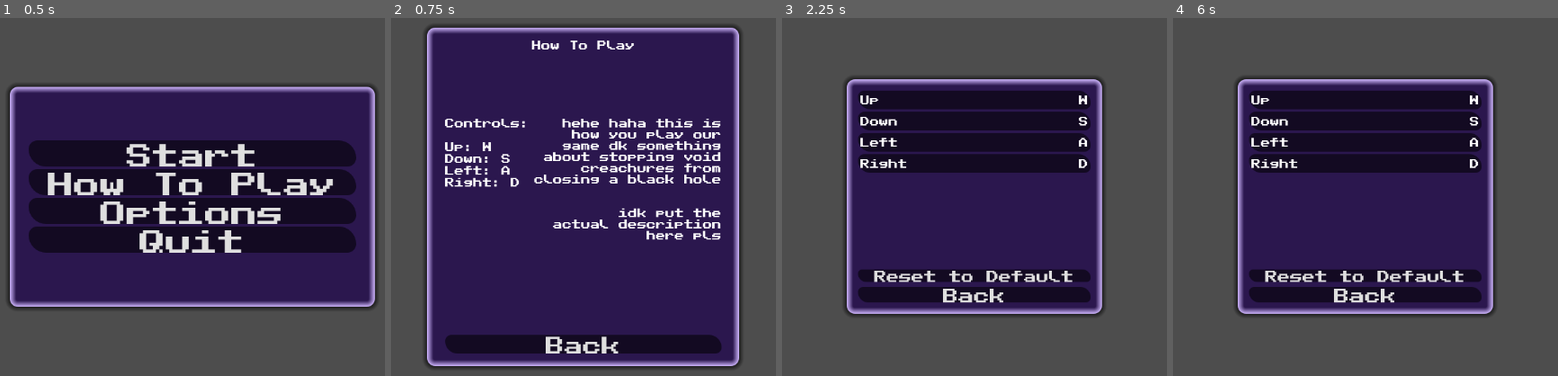
Above: before the commit, frames 1-4 (left to right).
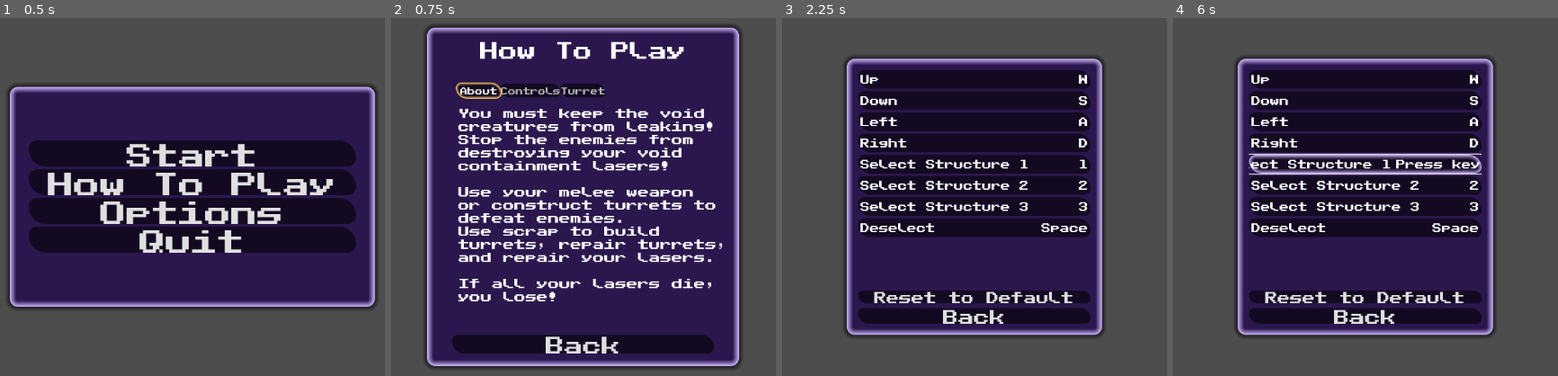
Above: after the commit, the same moments.

Repository: jkostello/Godot-Wild-Jam-69
Game: Godot game, scene res://UI/start_menu.tscn
Same seed, same stepped clock (60 frames per second), same inputs: the game is played once before the commit and once after it. This scene is started directly instead of the project's main scene. Sound files missing from this copy of the repository are replaced by a short silence.
Inputs (mouse positions are in pixels of both pictures, inside the frame that each line leads up to):
- Up to frame 1 (0.5 s): no input
- Up to frame 2 (0.75 s): click "How To Play" at 0.5 s
- Up to frame 3 (2.25 s): click "Back" at 1.25 s; click "Options" at 2 s
- Up to frame 4 (6 s): click (1365, 100) at 2.77 s; click (1365, 78) at 3.52 s; click (1365, 121) at 4.27 s; click (1365, 143) at 5.02 s; click (1365, 164) at 5.77 s

Frame 1 is identical in both runs. In frame 2, 16% of the frame differs, in the area x 14-86%, y 6-94%; in frame 3, 26%; in frame 4, 28%, in the area x 16-84%, y 10-90%.

Commit message:
Updated HowToPlay
Added tabs for HowToPlay, updated theme, added sound on button press

Diff:
--- a/UI/how_to_play.gd
+++ b/UI/how_to_play.gd
@@ -10,3 +10,7 @@
 	%downLabel.text = "Down: " + InputMap.action_get_events("down")[0].as_text().trim_suffix(" (Physical)")
 	%leftLabel.text = "Left: " + InputMap.action_get_events("left")[0].as_text().trim_suffix(" (Physical)")
 	%rightLabel.text = "Right: " + InputMap.action_get_events("right")[0].as_text().trim_suffix(" (Physical)")
+	%struct1Label.text = "Select Structure 1: " + InputMap.action_get_events("select_structure_1")[0].as_text().trim_suffix(" (Physical)")
+	%struct2Label.text = "Select Structure 2: " + InputMap.action_get_events("select_structure_2")[0].as_text().trim_suffix(" (Physical)")
+	%struct3Label.text = "Select Structure 3: " + InputMap.action_get_events("select_structure_3")[0].as_text().trim_suffix(" (Physical)")
+	%destructLabel.text = "Deselect: " + InputMap.action_get_events("deselect")[0].as_text().trim_suffix(" (Physical)")
--- a/UI/how_to_play.tscn
+++ b/UI/how_to_play.tscn
@@ -1,8 +1,9 @@
-[gd_scene load_steps=6 format=3 uid="uid://bg3hqbij4tfk6"]
+[gd_scene load_steps=7 format=3 uid="uid://bg3hqbij4tfk6"]
 
 [ext_resource type="Script" path="res://UI/how_to_play.gd" id="1_ii15c"]
 [ext_resource type="Theme" uid="uid://ca4ojcmrepr24" path="res://UI/standard_theme.tres" id="2_pn2y8"]
 [ext_resource type="FontFile" uid="uid://c2t1amxynu30o" path="res://UI/PublicPixel-E447g.ttf" id="3_ybnwq"]
+[ext_resource type="Texture2D" uid="uid://cvnbxf5ey3028" path="res://turret dev.png" id="4_kha10"]
 
 [sub_resource type="StyleBoxFlat" id="StyleBoxFlat_wagc7"]
 bg_color = Color(0.270588, 0.14902, 0.478431, 1)
@@ -69,81 +70,141 @@
 size_flags_horizontal = 4
 size_flags_vertical = 0
 theme = SubResource("Theme_mn0gc")
+theme_override_font_sizes/font_size = 30
 text = "How To Play"
 
-[node name="Spacer" type="Label" parent="Panel/MarginContainer/VBoxContainer"]
+[node name="TopSpacer" type="Label" parent="Panel/MarginContainer/VBoxContainer"]
 layout_mode = 2
 text = "
-
-
 "
 
-[node name="HBoxContainer" type="HBoxContainer" parent="Panel/MarginContainer/VBoxContainer"]
-layout_mode = 2
-
-[node name="controlsContainer" type="VBoxContainer" parent="Panel/MarginContainer/VBoxContainer/HBoxContainer"]
-layout_mode = 2
-theme = ExtResource("2_pn2y8")
-
-[node name="Controls" type="Label" parent="Panel/MarginContainer/VBoxContainer/HBoxContainer/controlsContainer"]
-layout_mode = 2
-theme_override_font_sizes/font_size = 15
-text = "Controls:"
-
-[node name="Spacer" type="Label" parent="Panel/MarginContainer/VBoxContainer/HBoxContainer/controlsContainer"]
-layout_mode = 2
-theme_override_font_sizes/font_size = 15
-
-[node name="upLabel" type="Label" parent="Panel/MarginContainer/VBoxContainer/HBoxContainer/controlsContainer"]
+[node name="TabContainer" type="TabContainer" parent="Panel/MarginContainer/VBoxContainer"]
+layout_mode = 2
+theme = ExtResource("2_pn2y8")
+
+[node name="About" type="TabBar" parent="Panel/MarginContainer/VBoxContainer/TabContainer"]
+layout_mode = 2
+
+[node name="AboutContainer" type="MarginContainer" parent="Panel/MarginContainer/VBoxContainer/TabContainer/About"]
+layout_mode = 0
+offset_right = 40.0
+offset_bottom = 40.0
+theme_override_constants/margin_left = 10
+theme_override_constants/margin_top = 15
+
+[node name="Label" type="Label" parent="Panel/MarginContainer/VBoxContainer/TabContainer/About/AboutContainer"]
+layout_mode = 2
+theme_override_font_sizes/font_size = 18
+text = "You must keep the void
+creatures from leaking!
+Stop the enemies from
+destroying your void
+containment lasers!
+
+Use your melee weapon
+or construct turrets to
+defeat enemies.
+Use scrap to build
+turrets, repair turrets,
+and repair your lasers.
+
+If all your lasers die,
+you lose!"
+
+[node name="Controls" type="TabBar" parent="Panel/MarginContainer/VBoxContainer/TabContainer"]
+visible = false
+layout_mode = 2
+
+[node name="ControlsContainer" type="MarginContainer" parent="Panel/MarginContainer/VBoxContainer/TabContainer/Controls"]
+layout_mode = 1
+offset_right = 40.0
+offset_bottom = 40.0
+theme = ExtResource("2_pn2y8")
+theme_override_constants/margin_left = 10
+theme_override_constants/margin_top = 15
+
+[node name="VBoxContainer" type="VBoxContainer" parent="Panel/MarginContainer/VBoxContainer/TabContainer/Controls/ControlsContainer"]
+layout_mode = 2
+
+[node name="upLabel" type="Label" parent="Panel/MarginContainer/VBoxContainer/TabContainer/Controls/ControlsContainer/VBoxContainer"]
 unique_name_in_owner = true
 layout_mode = 2
 theme_override_font_sizes/font_size = 15
 text = "Up: W"
 
-[node name="downLabel" type="Label" parent="Panel/MarginContainer/VBoxContainer/HBoxContainer/controlsContainer"]
+[node name="downLabel" type="Label" parent="Panel/MarginContainer/VBoxContainer/TabContainer/Controls/ControlsContainer/VBoxContainer"]
 unique_name_in_owner = true
 layout_mode = 2
 theme_override_font_sizes/font_size = 15
 text = "Down: S"
 
-[node name="leftLabel" type="Label" parent="Panel/MarginContainer/VBoxContainer/HBoxContainer/controlsContainer"]
+[node name="leftLabel" type="Label" parent="Panel/MarginContainer/VBoxContainer/TabContainer/Controls/ControlsContainer/VBoxContainer"]
 unique_name_in_owner = true
 layout_mode = 2
 theme_override_font_sizes/font_size = 15
 text = "Left: A
 "
 
-[node name="rightLabel" type="Label" parent="Panel/MarginContainer/VBoxContainer/HBoxContainer/controlsContainer"]
+[node name="rightLabel" type="Label" parent="Panel/MarginContainer/VBoxContainer/TabContainer/Controls/ControlsContainer/VBoxContainer"]
 unique_name_in_owner = true
 layout_mode = 2
 theme_override_font_sizes/font_size = 15
 text = "Right: D"
 
-[node name="Spacer" type="Control" parent="Panel/MarginContainer/VBoxContainer/HBoxContainer"]
-layout_mode = 2
-size_flags_horizontal = 3
-
-[node name="descriptionContainer" type="VBoxContainer" parent="Panel/MarginContainer/VBoxContainer/HBoxContainer"]
-layout_mode = 2
-
-[node name="Description" type="Label" parent="Panel/MarginContainer/VBoxContainer/HBoxContainer/descriptionContainer"]
-layout_mode = 2
-theme = ExtResource("2_pn2y8")
-theme_override_font_sizes/font_size = 15
-text = "hehe haha this is
-how you play our
-game dk something
-about stopping void
-creachures from
-closing a black hole
-
-
-idk put the
-actual description
-here pls"
-horizontal_alignment = 2
-
-[node name="Spacer2" type="Control" parent="Panel/MarginContainer/VBoxContainer"]
+[node name="struct1Label" type="Label" parent="Panel/MarginContainer/VBoxContainer/TabContainer/Controls/ControlsContainer/VBoxContainer"]
+unique_name_in_owner = true
+layout_mode = 2
+theme_override_font_sizes/font_size = 15
+text = "Select Structure 1: 1"
+
+[node name="struct2Label" type="Label" parent="Panel/MarginContainer/VBoxContainer/TabContainer/Controls/ControlsContainer/VBoxContainer"]
+unique_name_in_owner = true
+layout_mode = 2
+theme_override_font_sizes/font_size = 15
+text = "Select Structure 2: 2"
+
+[node name="struct3Label" type="Label" parent="Panel/MarginContainer/VBoxContainer/TabContainer/Controls/ControlsContainer/VBoxContainer"]
+unique_name_in_owner = true
+layout_mode = 2
+theme_override_font_sizes/font_size = 15
+text = "Select Structure 3: 3"
+
+[node name="destructLabel" type="Label" parent="Panel/MarginContainer/VBoxContainer/TabContainer/Controls/ControlsContainer/VBoxContainer"]
+unique_name_in_owner = true
+layout_mode = 2
+theme_override_font_sizes/font_size = 15
+text = "Deselect: Space"
+
+[node name="Turret" type="TabBar" parent="Panel/MarginContainer/VBoxContainer/TabContainer"]
+visible = false
+layout_mode = 2
+
+[node name="TurretContainer" type="MarginContainer" parent="Panel/MarginContainer/VBoxContainer/TabContainer/Turret"]
+offset_right = 40.0
+offset_bottom = 40.0
+theme = ExtResource("2_pn2y8")
+theme_override_constants/margin_left = 10
+theme_override_constants/margin_top = 15
+
+[node name="HBoxContainer" type="HBoxContainer" parent="Panel/MarginContainer/VBoxContainer/TabContainer/Turret/TurretContainer"]
+layout_mode = 2
+
+[node name="TurretDescription" type="Label" parent="Panel/MarginContainer/VBoxContainer/TabContainer/Turret/TurretContainer/HBoxContainer"]
+layout_mode = 2
+theme_override_font_sizes/font_size = 18
+text = "A basic turret for
+killing enemies.
+
+Cost: 10 Scrap
+Damage: xx hp
+Fire Rate: xx bps"
+
+[node name="TurretDev" type="Sprite2D" parent="Panel/MarginContainer/VBoxContainer/TabContainer/Turret/TurretContainer/HBoxContainer"]
+position = Vector2(348, 235)
+scale = Vector2(0.72, 0.72)
+texture = ExtResource("4_kha10")
+
+[node name="BottomSpacer" type="Control" parent="Panel/MarginContainer/VBoxContainer"]
 layout_mode = 2
 size_flags_vertical = 3
 
--- a/UI/options.gd
+++ b/UI/options.gd
@@ -13,7 +13,11 @@
 	"up": "Up",
 	"down": "Down",
 	"left": "Left",
-	"right": "Right"
+	"right": "Right",
+	"select_structure_1": "Select Structure 1",
+	"select_structure_2": "Select Structure 2",
+	"select_structure_3": "Select Structure 3",
+	"deselect": "Deselect"
 }
 
 
--- a/UI/options.tscn
+++ b/UI/options.tscn
@@ -21,9 +21,9 @@
 anchor_right = 0.5
 anchor_bottom = 0.5
 offset_left = -204.5
-offset_top = -188.0
+offset_top = -221.5
 offset_right = 204.5
-offset_bottom = 188.0
+offset_bottom = 221.5
 grow_horizontal = 2
 grow_vertical = 2
 theme = ExtResource("2_3xn55")
--- a/UI/standard_theme.tres
+++ b/UI/standard_theme.tres
@@ -34,6 +34,10 @@
 corner_radius_top_right = 30
 corner_radius_bottom_right = 15
 corner_radius_bottom_left = 30
+expand_margin_left = 5.0
+expand_margin_top = 5.0
+expand_margin_right = 5.0
+expand_margin_bottom = 5.0
 
 [sub_resource type="StyleBoxFlat" id="StyleBoxFlat_ngdy3"]
 bg_color = Color(0.168627, 0.0901961, 0.305882, 1)
@@ -63,6 +67,44 @@
 corner_radius_bottom_left = 12
 shadow_size = 8
 
+[sub_resource type="StyleBoxFlat" id="StyleBoxFlat_i3i3j"]
+bg_color = Color(0, 0, 0, 0.556863)
+border_width_left = 5
+border_width_top = 5
+border_width_right = 5
+border_width_bottom = 5
+border_color = Color(0.776471, 0.678431, 0.956863, 1)
+border_blend = true
+corner_radius_top_left = 10
+corner_radius_top_right = 20
+corner_radius_bottom_right = 10
+corner_radius_bottom_left = 20
+
+[sub_resource type="StyleBoxFlat" id="StyleBoxFlat_yvlsa"]
+bg_color = Color(0, 0, 0, 0.556863)
+border_width_left = 5
+border_width_top = 5
+border_width_right = 5
+border_width_bottom = 5
+border_color = Color(1, 0.8, 0.380392, 1)
+border_blend = true
+corner_radius_top_left = 10
+corner_radius_top_right = 20
+corner_radius_bottom_right = 10
+corner_radius_bottom_left = 20
+expand_margin_left = 2.0
+expand_margin_top = 2.0
+expand_margin_right = 2.0
+expand_margin_bottom = 2.0
+
+[sub_resource type="StyleBoxFlat" id="StyleBoxFlat_8puos"]
+bg_color = Color(0, 0, 0, 0.556863)
+border_color = Color(0, 0, 0, 0.556863)
+corner_radius_top_left = 10
+corner_radius_top_right = 20
+corner_radius_bottom_right = 10
+corner_radius_bottom_left = 20
+
 [resource]
 Button/font_sizes/font_size = 42
 Button/fonts/font = ExtResource("1_gf2a0")
@@ -73,3 +115,8 @@
 Label/fonts/font = ExtResource("1_gf2a0")
 Panel/styles/panel = SubResource("StyleBoxFlat_ngdy3")
 PanelContainer/styles/panel = SubResource("StyleBoxFlat_mdbj1")
+TabContainer/font_sizes/font_size = 12
+TabContainer/fonts/font = ExtResource("1_gf2a0")
+TabContainer/styles/tab_hovered = SubResource("StyleBoxFlat_i3i3j")
+TabContainer/styles/tab_selected = SubResource("StyleBoxFlat_yvlsa")
+TabContainer/styles/tab_unselected = SubResource("StyleBoxFlat_8puos")
--- a/UI/start_menu.gd
+++ b/UI/start_menu.gd
@@ -12,29 +12,38 @@
 
 # Change to main level
 func _on_start_pressed():
+	$buttonPress.play()
+	await $buttonPress.finished
 	get_tree().change_scene_to_file("res://level.tscn")
 
 # Update control text, show how to play screen
 func _on_how_to_play_pressed():
+	$buttonPress.play()
 	$HowToPlay.update_controls()
+	$HowToPlay/Panel/MarginContainer/VBoxContainer/TabContainer.current_tab = 0
 	$HowToPlay.show()
 	$MainPanel.hide()
 
 # Show options screen
 func _on_options_pressed():
+	$buttonPress.play()
 	$Options.show()
 	$MainPanel.hide()
 
 # Quit game
 func _on_quit_pressed():
+	$buttonPress.play()
+	await $buttonPress.finished
 	get_tree().quit()
 
 # Hide options screen, show main screen
 func _on_options_back_button_pressed():
+	$buttonPress.play()
 	$Options.hide()
 	$MainPanel.show()
 
 # Hide how to play screen, show main screen
 func _on_play_back_button_pressed():
+	$buttonPress.play()
 	$HowToPlay.hide()
 	$MainPanel.show()
--- a/UI/start_menu.tscn
+++ b/UI/start_menu.tscn
@@ -1,9 +1,10 @@
-[gd_scene load_steps=5 format=3 uid="uid://qgmj66fv55ig"]
+[gd_scene load_steps=6 format=3 uid="uid://qgmj66fv55ig"]
 
 [ext_resource type="Script" path="res://UI/start_menu.gd" id="1_bwnhk"]
 [ext_resource type="PackedScene" uid="uid://d2ypbvp32opvk" path="res://UI/options.tscn" id="2_ui3rd"]
 [ext_resource type="PackedScene" uid="uid://bg3hqbij4tfk6" path="res://UI/how_to_play.tscn" id="3_bfi3k"]
 [ext_resource type="Theme" uid="uid://ca4ojcmrepr24" path="res://UI/standard_theme.tres" id="4_xn50i"]
+[ext_resource type="AudioStream" uid="uid://b1m6cyjai3rco" path="res://UI/button_press.mp3" id="5_n0tlp"]
 
 [node name="MainMenu" type="Control"]
 layout_mode = 3
@@ -68,7 +69,11 @@
 text = "Quit
 "
 
+[node name="buttonPress" type="AudioStreamPlayer" parent="."]
+stream = ExtResource("5_n0tlp")
+
 [connection signal="pressed" from="MainPanel/MarginContainer/VBoxContainer/Start" to="." method="_on_start_pressed"]
 [connection signal="pressed" from="MainPanel/MarginContainer/VBoxContainer/HowToPlay" to="." method="_on_how_to_play_pressed"]
 [connection signal="pressed" from="MainPanel/MarginContainer/VBoxContainer/Options" to="." method="_on_options_pressed"]
 [connection signal="pressed" from="MainPanel/MarginContainer/VBoxContainer/Quit" to="." method="_on_quit_pressed"]
+[connection signal="finished" from="buttonPress" to="." method="_on_button_press_finished"]
Not shown, added: UI/button_press.mp3.import
Not shown: 1 places in UI/standard_theme.tres that only renumber resources
Not shown, added: UI/button_press.mp3
